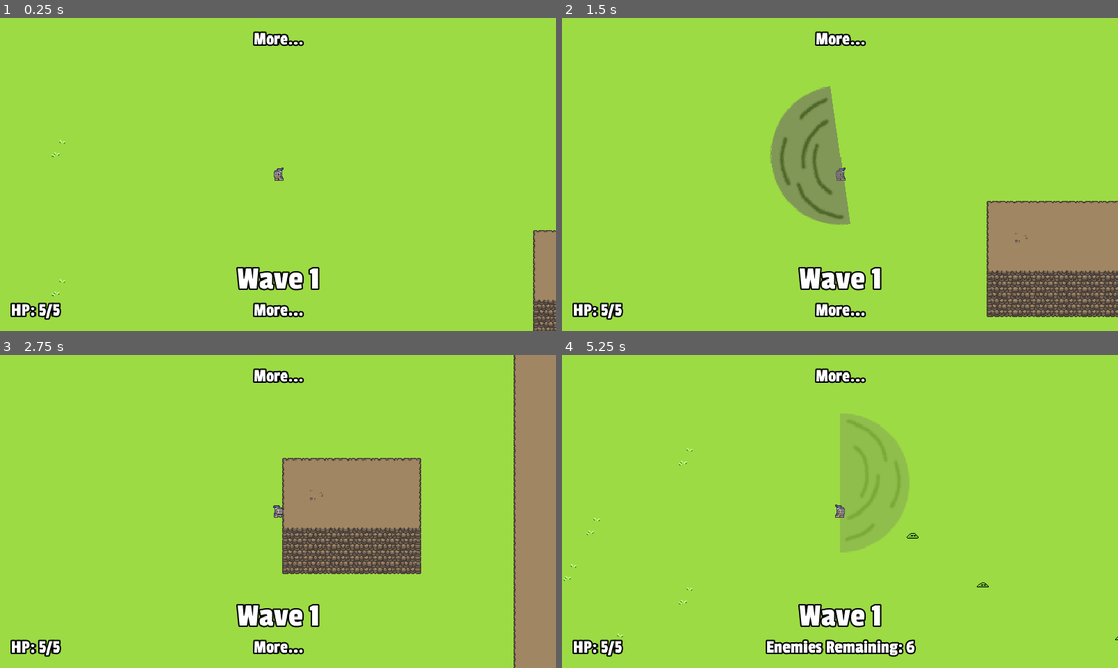
Above: before the commit, frames 1-4 (two rows, left to right).
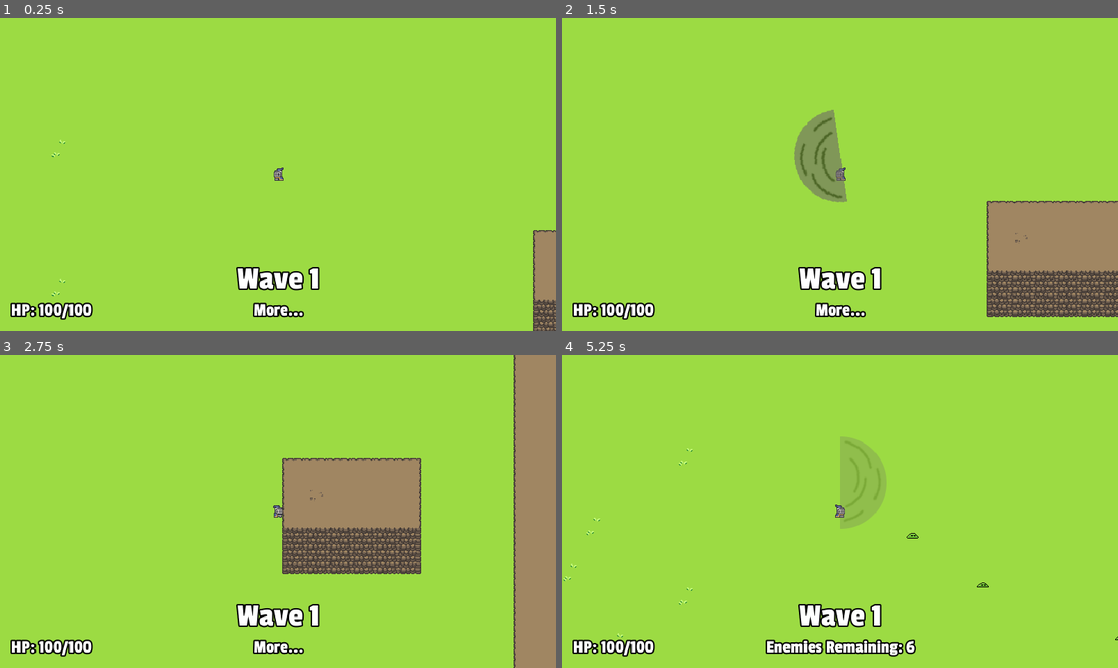
Above: after the commit, the same moments.

Repository: stuson/go-godot-4-game-jam
Game: Godot game, scene res://stages/Level.tscn
The game is run twice, just before and just after one commit, with the same random seed, the same clock (stepped at 60 frames per second) and the same inputs.
Inputs (mouse positions are in pixels of both pictures, inside the frame that each line leads up to):
- Up to frame 1 (0.25 s): no input
- Up to frame 2 (1.5 s): tap Enter at 0.5 s; move the mouse to (962, 158) at 0.52 s; press the mouse at (962, 158) at 0.53 s; hold D (move_right) 0.53-1.28 s; move the mouse to (728, 190) at 1.27 s; release the mouse at (728, 190) at 1.28 s; hold S (move_down) from 1.28 s (still down); click (728, 190) at 1.35 s
- Up to frame 3 (2.75 s): move the mouse to (333, 442) at 2.02 s; release S (move_down) at 2.03 s; press the mouse at (333, 442) at 2.03 s; hold D (move_right) from 2.03 s (still down); tap Space (roll) at 2.1 s
- Up to frame 4 (5.25 s): move the mouse to (812, 574) at 2.77 s; release D (move_right) at 2.78 s; release the mouse at (812, 574) at 2.78 s; hold W (move_up) 2.78-3.53 s; click (812, 574) at 2.85 s; move the mouse to (1006, 558) at 3.52 s; press the mouse at (1006, 558) at 3.53 s; hold A (move_left) 3.53-5.03 s; move the mouse to (673, 464) at 4.27 s; release the mouse at (673, 464) at 4.28 s; tap Space (roll) at 4.35 s; click (673, 464) at 4.55 s; move the mouse to (867, 511) at 5.02 s; press the mouse at (867, 511) at 5.03 s; hold S (move_down) from 5.03 s (still down)

The runs differ from the first frame. In frame 1, 0.7% of the frame differs, in the area x 6-55%, y 4-97%; in frame 2, 3.5%; in frame 3, 0.7%; in frame 4, 3.1%.

Commit message:
update upgrades, scale stats

Diff:
--- a/characters/Stats.gd
+++ b/characters/Stats.gd
@@ -1,13 +1,13 @@
 extends Node
 class_name Stats
 
-export var max_hp = 5 setget set_max_hp
+export var max_hp = 100 setget set_max_hp
 export var damage_multiplier = 1
-export var crit_chance = 0
-export var crit_multiplier = 2
+export var crit_chance = 0.05
+export var crit_multiplier = 1.5
 export var move_speed = 200
-export var attack_speed_multiplier = 1
-export var lifesteal = 0
+export var attack_speed_multiplier = 1 setget set_attack_speed
+export var life_on_kill = 0
 export var knockback_multiplier = 1
 export var attack_size_multiplier = 1
 
@@ -15,19 +15,23 @@
 export var enemy_health_multiplier = 1
 export var enemy_count_reduction = 0
 
-var current_hp = max_hp setget set_current_hp
+onready var current_hp = max_hp setget set_current_hp
+var DamageNumber = preload("res://ui/DamageNumber.tscn")
 
 onready var parent: KinematicBody2D = get_parent()
 
 signal hp_changed
 signal die
 
+func initialize_hp(init_current_hp, init_max_hp):
+    current_hp = init_current_hp
+    max_hp = init_max_hp
+
 func emit_hp_change() -> void:
     emit_signal("hp_changed", current_hp, max_hp)
 
-func take_hit(damage) -> void:
-    current_hp -= damage
-    emit_hp_change()
+func take_hit(damage, is_crit=false) -> void:
+    set_current_hp(current_hp - damage, is_crit)
 
     if current_hp <= 0:
         emit_signal("die")
@@ -36,6 +40,27 @@
     max_hp = new_max_hp
     emit_hp_change()
 
-func set_current_hp(new_current_hp):
+func set_current_hp(new_current_hp, is_crit=false):
+
+    if current_hp == new_current_hp:
+        return
+
+    var damage_number = DamageNumber.instance()
+    damage_number.amount = abs(current_hp - new_current_hp)
+    if parent.is_in_group("Player"):
+        damage_number.color = Color.red
+    elif is_crit:
+        damage_number.max_scale = Vector2(1.5, 1.5)
+        damage_number.color = Color.darkorange
+    elif new_current_hp > current_hp:
+        damage_number.color = Color.green
+    get_tree().current_scene.add_child(damage_number)
+    damage_number.global_position = parent.global_position
+
     current_hp = min(new_current_hp, max_hp)
+
     emit_hp_change()
+
+func set_attack_speed(new_attack_speed):
+    attack_speed_multiplier = new_attack_speed
+    parent.equipped_weapon.update_rof()
--- a/characters/enemies/Enemy.gd
+++ b/characters/enemies/Enemy.gd
@@ -27,8 +27,7 @@
 export(PackedScene) var death_explosion
 
 func _ready() -> void:
-    stats.max_hp = max_hp
-    stats.current_hp = max_hp
+    stats.initialize_hp(max_hp, max_hp)
     stats.move_speed = speed
     stats.connect("die", self, "_on_Stats_die")
     nav_timer.connect("timeout", self, "_on_NavigationRefreshTimer_timeout")
@@ -54,21 +53,21 @@
     hit_sfx_player.pitch_scale = rand_range(0.9, 1.1)
     hit_sfx_player.stream = hit_sfx[randi() % hit_sfx.size()]
     hit_sfx_player.play()
-    knockback_velocity = knockback_direction * min(damage, 10) * speed * 5 * knockback_multiplier
-    stats.take_hit(damage_taken)
+    knockback_velocity = knockback_direction * min(damage, 10) * speed * knockback_multiplier
+    stats.take_hit(damage_taken, is_crit)
 
     sprite_material.set_shader_param("redden", true)
     if stats.current_hp > 0:
         yield(get_tree().create_timer(0.15), "timeout")
         sprite_material.set_shader_param("redden", false)
 
-    var damage_number = DamageNumber.instance()
-    damage_number.amount = damage_taken
-    if is_crit:
-        damage_number.max_scale = Vector2(1.5, 1.5)
-        damage_number.color = Color.red
-    get_tree().current_scene.add_child(damage_number)
-    damage_number.global_position = global_position
+#    var damage_number = DamageNumber.instance()
+#    damage_number.amount = damage_taken
+#    if is_crit:
+#        damage_number.max_scale = Vector2(1.5, 1.5)
+#        damage_number.color = Color.red
+#    get_tree().current_scene.add_child(damage_number)
+#    damage_number.global_position = global_position
 
 func get_knockback_velocity() -> Vector2:
     knockback_velocity = lerp(knockback_velocity, Vector2.ZERO, 0.2)
@@ -87,6 +86,7 @@
     animated_sprite.animation = "die"
     yield(animated_sprite, "animation_finished")
     animated_sprite.visible = false
+    player.get_node("Stats").current_hp += player.get_node("Stats").life_on_kill
 
     var explosion = death_explosion.instance()
     explosion.color = explode_color
--- a/characters/enemies/attacker_enemy/AttackerEnemy.tscn
+++ b/characters/enemies/attacker_enemy/AttackerEnemy.tscn
@@ -237,6 +237,8 @@
 collision_layer = 4
 collision_mask = 5
 script = ExtResource( 2 )
+damage = 10
+max_hp = 50
 explode_color = Color( 0.172549, 0.0431373, 0.917647, 1 )
 explode_scale = 2.0
 hit_sfx = [ ExtResource( 18 ), ExtResource( 20 ), ExtResource( 23 ), ExtResource( 11 ), ExtResource( 24 ), ExtResource( …(272 unchanged characters)…
--- a/characters/enemies/basic_enemy/BasicEnemy.tscn
+++ b/characters/enemies/basic_enemy/BasicEnemy.tscn
@@ -237,6 +237,8 @@
 collision_layer = 4
 collision_mask = 5
 script = ExtResource( 3 )
+damage = 5
+max_hp = 50
 explode_color = Color( 0.145098, 0.443137, 0.027451, 1 )
 explode_scale = 1.5
 hit_sfx = [ ExtResource( 14 ), ExtResource( 12 ), ExtResource( 13 ), ExtResource( 8 ), ExtResource( 9 ), ExtResource( 1 …(271 unchanged characters)…
@@ -246,6 +248,7 @@
 [node name="AnimatedSprite" type="AnimatedSprite" parent="."]
 material = ExtResource( 4 )
 frames = SubResource( 25 )
+frame = 16
 playing = true
 centered = false
 offset = Vector2( -8, -12 )
--- a/characters/enemies/tank_enemy/TankEnemy.tscn
+++ b/characters/enemies/tank_enemy/TankEnemy.tscn
@@ -253,8 +253,8 @@
 collision_layer = 4
 collision_mask = 5
 script = ExtResource( 3 )
-damage = 2
-max_hp = 10
+damage = 10
+max_hp = 100
 speed = 50
 explode_color = Color( 0.709804, 0.0235294, 0.0235294, 1 )
 explode_scale = 2.0
@@ -265,7 +265,7 @@
 [node name="AnimatedSprite" type="AnimatedSprite" parent="."]
 material = ExtResource( 4 )
 frames = SubResource( 26 )
-frame = 9
+frame = 1
 playing = true
 centered = false
 offset = Vector2( -16, -24 )
--- a/characters/player/Player.gd
+++ b/characters/player/Player.gd
@@ -80,7 +80,7 @@
     if not invincible:
         $Stats.take_hit(damage)
         var knockback_direction = (global_position - enemy_pos).normalized()
-        knockback_velocity = knockback_direction * min(damage, 10) * 1000
+        knockback_velocity = knockback_direction * min(damage, 10) * 100
 
         start_invincibility()
 
--- a/characters/player/weapons/bow/Bow.gd
+++ b/characters/player/weapons/bow/Bow.gd
@@ -1,6 +1,6 @@
 extends Weapon
 
-const BASE_DAMAGE = 5
+const BASE_DAMAGE = 70
 const BASE_ATTACK_INTERVAL = 1.4
 
 var arrow: Node2D
--- a/characters/player/weapons/sword/Sword.gd
+++ b/characters/player/weapons/sword/Sword.gd
@@ -1,6 +1,6 @@
 extends Weapon
 
-const BASE_DAMAGE = 4
+const BASE_DAMAGE = 25
 const BASE_ATTACK_INTERVAL = 0.8
 const BASE_SCALING = 1.5
 
@@ -14,11 +14,11 @@
 
 func make_attack(direction: Vector2, is_crit: bool) -> void:
     swing = Swing.instance()
-    swing.global_transform = global_transform
-    swing.look_at(direction)
     swing.damage = damage
     swing.knockback_multiplier = player_stats.knockback_multiplier
     swing.scale *= BASE_SCALING * player_stats.attack_size_multiplier
     swing.is_crit = is_crit
 
     get_tree().current_scene.add_child(swing)
+    swing.global_transform = global_transform
+    swing.look_at(direction)
--- a/data/Upgrades.json
+++ b/data/Upgrades.json
@@ -1,7 +1,7 @@
 {
   "Common": [
     {
-      "title": "Crit Chance Up",
+      "title": "Philter of Gold",
       "description": "Crit Chance +10%",
       "upgrades": [
         {
@@ -12,7 +12,7 @@
       ]
     },
     {
-      "title": "Crit Damage Up",
+      "title": "Bismuth Solution",
       "description": "Crit Damage Multiplier +0.5",
       "upgrades": [
         {
@@ -23,18 +23,18 @@
       ]
     },
     {
-      "title": "Damage Up",
-      "description": "Damage Multiplier +0.5",
+      "title": "Iron Flask",
+      "description": "Damage Multiplier +0.15",
       "upgrades": [
         {
           "property": "damage_multiplier",
-          "modifier": 0.5,
-          "operand": "+"
-        }
-      ]
-    },
-    {
-      "title": "Fire Rate Up",
+          "modifier": 0.15,
+          "operand": "+"
+        }
+      ]
+    },
+    {
+      "title": "Antimony Drops",
       "description": "Attack Speed +0.5",
       "upgrades": [
         {
@@ -45,7 +45,7 @@
       ]
     },
     {
-      "title": "Knockback Up",
+      "title": "Lead Draught",
       "description": "Knockback Multiplier +0.1",
       "upgrades": [
         {
@@ -56,46 +56,303 @@
       ]
     },
     {
-      "title": "More Food",
-      "description": "Max HP + 1\nFull Heal",
-      "upgrades": [
-        {
-          "property": "max_hp",
+      "title": "Aqua Fortis",
+      "description": "Max HP + 10\nFull Heal",
+      "upgrades": [
+        {
+          "property": "max_hp",
+          "modifier": 10,
+          "operand": "+"
+        },
+        {
+          "property": "current_hp",
+          "modifier": 10000,
+          "operand": "+"
+        }
+      ]
+    },
+    {
+      "title": "Quicksilver Vial",
+      "description": "Move Speed +50",
+      "upgrades": [
+        {
+          "property": "move_speed",
+          "modifier": 50,
+          "operand": "+"
+        }
+      ]
+    },
+    {
+      "title": "Silver Solvent",
+      "description": "Lifesteal",
+      "upgrades": [
+        {
+          "property": "life_on_kill",
           "modifier": 1,
           "operand": "+"
-        },
-        {
-          "property": "current_hp",
-          "modifier": 10000,
-          "operand": "+"
-        }
-      ]
-    },
-    {
-      "title": "Move Speed Up",
-      "description": "Move Speed +50",
-      "upgrades": [
-        {
-          "property": "move_speed",
+        }
+      ]
+    },
+    {
+      "title": "Copper Potion",
+      "description": "Attack Size + 10%",
+      "upgrades": [
+        {
+          "property": "attack_size_multiplier",
+          "modifier": 0.1,
+          "operand": "+"
+        }
+      ]
+    },
+    {
+      "title": "Butter of Tin",
+      "description": "Max HP + 50\nFull Heal\nMove Speed -75",
+      "upgrades": [
+        {
+          "property": "max_hp",
           "modifier": 50,
           "operand": "+"
+        },
+        {
+          "property": "current_hp",
+          "modifier": 10000,
+          "operand": "+"
+        },
+        {
+          "property": "move_speed",
+          "modifier": 75,
+          "operand": "-"
         }
       ]
     }
   ],
   "Uncommon": [
     {
-      "title": "Even More Food",
-      "description": "Max HP +2\nFull Heal",
-      "upgrades": [
-        {
-          "property": "max_hp",
+      "title": "Aqua Regia",
+      "description": "Max HP +20\nFull Heal",
+      "upgrades": [
+        {
+          "property": "max_hp",
+          "modifier": 20,
+          "operand": "+"
+        },
+        {
+          "property": "current_hp",
+          "modifier": 10000,
+          "operand": "+"
+        }
+      ]
+    },
+    {
+      "title": "Antimony Glass",
+      "description": "Attack Speed +1.1",
+      "upgrades": [
+        {
+          "property": "attack_speed_multiplier",
+          "modifier": 1.1,
+          "operand": "+"
+        }
+      ]
+    },
+    {
+      "title": "White Lead",
+      "description": "Knockback Multiplier +0.3",
+      "upgrades": [
+        {
+          "property": "knockback_multiplier",
+          "modifier": 0.3,
+          "operand": "+"
+        }
+      ]
+    },
+    {
+      "title": "Fulminating Gold",
+      "description": "Crit Chance +25%",
+      "upgrades": [
+        {
+          "property": "crit_chance",
+          "modifier": 0.25,
+          "operand": "+"
+        }
+      ]
+    },
+    {
+      "title": "Carburised Iron",
+      "description": "Damage Mutliplier +0.33",
+      "upgrades": [
+        {
+          "property": "damage_multiplier",
+          "modifier": 0.33,
+          "operand": "+"
+        }
+      ]
+    },
+    {
+      "title": "Sophic Mercury",
+      "description": "Move Speed +100",
+      "upgrades": [
+        {
+          "property": "move_speed",
+          "modifier": 100,
+          "operand": "+"
+        }
+      ]
+    },
+    {
+      "title": "Argyropode",
+      "description": "Improved Lifesteal",
+      "upgrades": [
+        {
+          "property": "life_on_kill",
           "modifier": 2,
           "operand": "+"
-        },
-        {
-          "property": "current_hp",
-          "modifier": 10000,
+        }
+      ]
+    },
+    {
+      "title": "Blue Vitriol",
+      "description": "Attack Size +25%",
+      "upgrades": [
+        {
+          "property": "attack_size_multiplier",
+          "modifier": 0.25,
+          "operand": "+"
+        }
+      ]
+    },
+    {
+      "title": "Tinsalt",
+      "description": "Max HP +50\nFull Heal\nMove Speed -40",
+      "upgrades": [
+        {
+          "property": "max_hp",
+          "modifier": 50,
+          "operand": "+"
+        },
+        {
+          "property": "current_hp",
+          "modifier": 10000,
+          "operand": "+"
+        },
+        {
+          "property": "move_speed",
+          "modifier": 40,
+          "operand": "-"
+        }
+      ]
+    }
+  ],
+  "Rare": [
+    {
+      "title": "Aqua Vitae",
+      "description": "Max HP +70\nFull Heal",
+      "upgrades": [
+        {
+          "property": "max_hp",
+          "modifier": 70,
+          "operand": "+"
+        },
+        {
+          "property": "current_hp",
+          "modifier": 10000,
+          "operand": "+"
+        }
+      ]
+    },
+    {
+      "title": "Powder of Algaroth",
+      "description": "Attack Speed +2.5",
+      "upgrades": [
+        {
+          "property": "attack_speed_multiplier",
+          "modifier": 2.5,
+          "operand": "+"
+        }
+      ]
+    },
+    {
+      "title": "Galena",
+      "description": "Knockback Multiplier +0.7",
+      "upgrades": [
+        {
+          "property": "knockback_multiplier",
+          "modifier": 0.7,
+          "operand": "+"
+        }
+      ]
+    },
+    {
+      "title": "Mosaic Gold",
+      "description": "Crit Chance +50%",
+      "upgrades": [
+        {
+          "property": "crit_chance",
+          "modifier": 0.5,
+          "operand": "+"
+        }
+      ]
+    },
+    {
+      "title": "Marcasite",
+      "description": "Damage Multiplier +0.66",
+      "upgrades": [
+        {
+          "property": "damage_multiplier",
+          "modifier": 0.66,
+          "operand": "+"
+        }
+      ]
+    },
+    {
+      "title": "Mellago",
+      "description": "Move Speed +175",
+      "upgrades": [
+        {
+          "property": "move_speed",
+          "modifier": 175,
+          "operand": "+"
+        }
+      ]
+    },
+    {
+      "title": "Lunafaction Alembic",
+      "description": "Greatly Improved Lifesteal",
+      "upgrades": [
+        {
+          "property": "life_on_kill",
+          "modifier": 3,
+          "operand": "+"
+        }
+      ]
+    },
+    {
+      "title": "Colcothar",
+      "description": "Attack Size +50%",
+      "upgrades": [
+        {
+          "property": "attack_size_multiplier",
+          "modifier": 0.5,
+          "operand": "+"
+        }
+      ]
+    },
+    {
+      "title": "Spiritus Fumans",
+      "description": "Max HP + 50\nFull Heal\nMove Speed +20",
+      "upgrades": [
+        {
+          "property": "max_hp",
+          "modifier": 50,
+          "operand": "+"
+        },
+        {
+          "property": "current_hp",
+          "modifier": 10000,
+          "operand": "+"
+        },
+        {
+          "property": "move_speed",
+          "modifier": 20,
           "operand": "+"
         }
       ]
--- a/ui/hud/HUD.tscn
+++ b/ui/hud/HUD.tscn
@@ -15,7 +15,7 @@
 margin_right = 67.0
 margin_bottom = -15.0
 custom_fonts/font = ExtResource( 1 )
-text = "HP: 5/5"
+text = "HP: 100/100"
 valign = 2
 
 [node name="WaveInfoContainer" type="VBoxContainer" parent="."]
--- a/upgrades/UpgradesMenu.gd
+++ b/upgrades/UpgradesMenu.gd
@@ -11,17 +11,27 @@
 
 func _on_SpawnManager_wave_cleared() -> void:
     get_tree().paused = true
-    var unused_upgrades = UpgradeList.upgrades["Common"].duplicate()
+    var unused_upgrades = UpgradeList.upgrades.duplicate()
     for _i in range(0, NUM_UPGRADES):
         if unused_upgrades:
             randomize()
-            var upgrade = unused_upgrades.pop_at(int(rand_range(0, unused_upgrades.size())))
+            var rarity = upgrade_rarity()
+            var upgrade = unused_upgrades[rarity].pop_at(int(rand_range(0, unused_upgrades.size())))
             var upgradePanel = upgradePanelScene.instance()
             upgradePanel.upgrade_name = upgrade["title"]
             upgradePanel.upgrade_desc = upgrade["description"]
             upgradePanel.upgrades = upgrade["upgrades"]
+
             upgradePanel.connect("upgrade_selected", self, "_on_Upgrade_selected")
             container.add_child(upgradePanel)
+
+            match rarity:
+                "Uncommon":
+                    upgradePanel.name_tag.set("custom_colors/font_color", Color.green)
+                    upgradePanel.desc_tag.set("custom_colors/font_color", Color.green)
+                "Rare":
+                    upgradePanel.name_tag.set("custom_colors/font_color", Color.blue)
+                    upgradePanel.desc_tag.set("custom_colors/font_color", Color.blue)
 
     visible = true
 
@@ -32,3 +42,13 @@
     get_tree().paused = false
     visible = false
     emit_signal("upgrade_menu_finished")
+
+func upgrade_rarity():
+    randomize()
+    var chance = randf()
+    if chance > 0.9:
+        return "Rare"
+    elif chance > 0.6:
+        return "Uncommon"
+    else:
+        return "Common"
--- a/upgrades/UpgradesMenu.tscn
+++ b/upgrades/UpgradesMenu.tscn
@@ -5,6 +5,7 @@
 
 [node name="UpgradesMenu" type="CanvasLayer"]
 pause_mode = 2
+visible = false
 script = ExtResource( 2 )
 
 [node name="UpgradeTitle" type="Label" parent="."]
